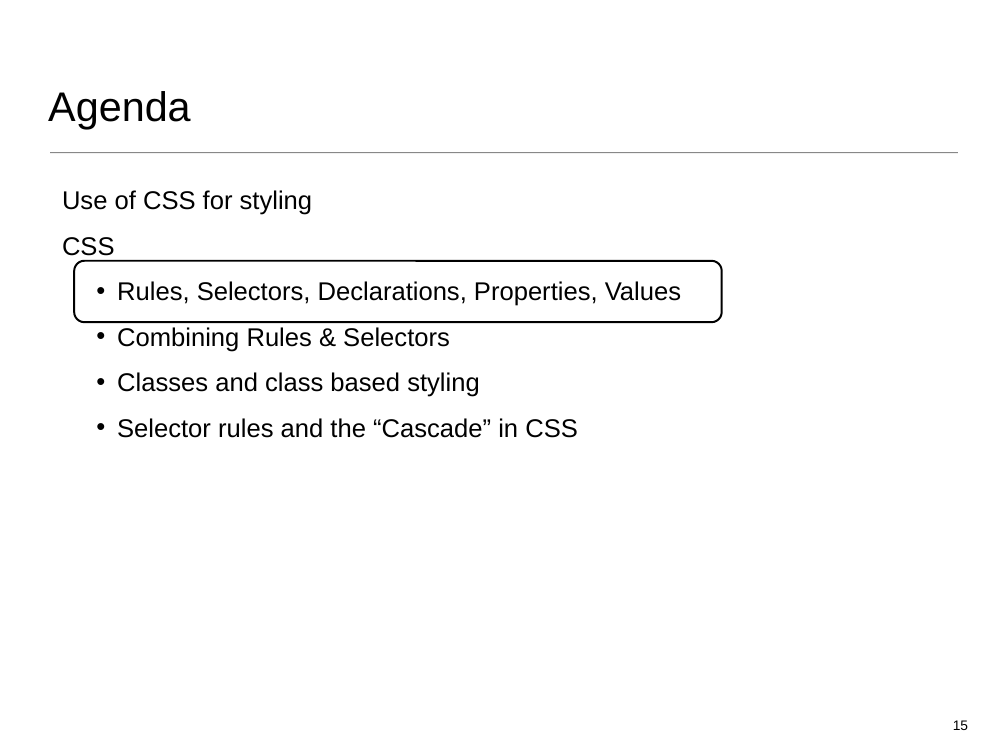
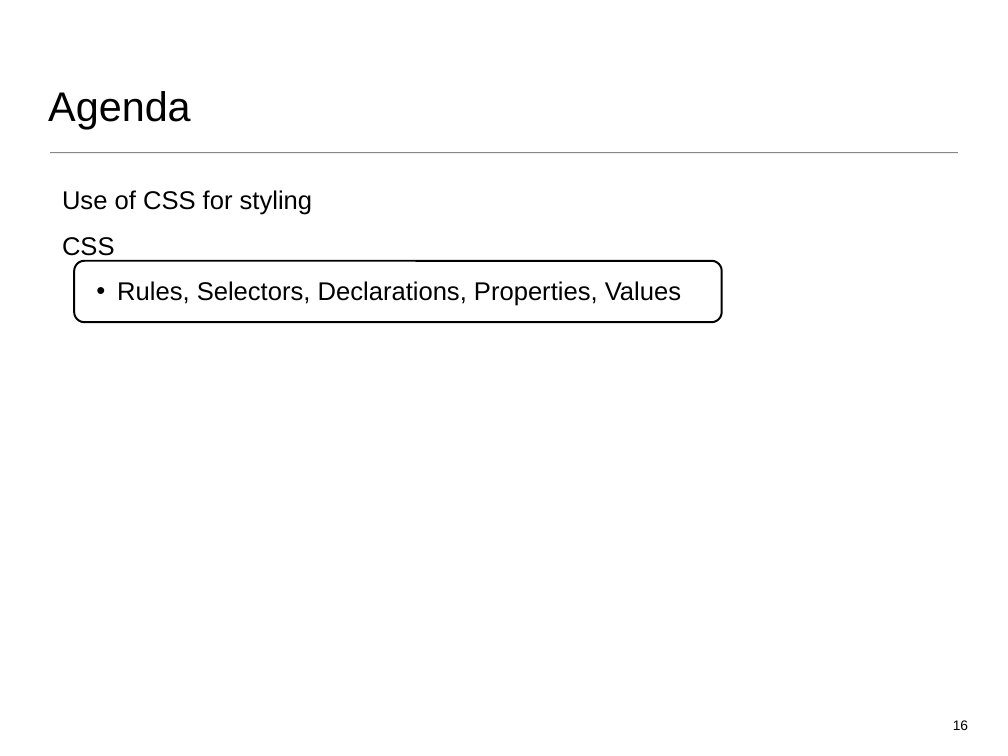
Before and after one commit to wit-web-dev-2015/web-dev-1, a slide deck: slide 16 of topic02/talk-2/css-1.ppt (slide 15 before the commit). Drawn at 1008x756 pixels with LibreOffice and Linux fonts; fonts in the diff are those of the drawing. Boxes give left, top, right and bottom in pixels: in the first picture for what was removed or moved away, otherwise in the second. Text is boxed around its words. In the diff, an @@ line names an element or a change of style, - is before the commit and + after.

```diff
--- a/topic02/talk-2/css-1.ppt
+++ b/topic02/talk-2/css-1.ppt
@@ text at [117, 327, 578, 438]: paragraphs removed @@
-  • Combining Rules & Selectors
-  • Classes and class based styling
-  • Selector rules and the “Cascade” in CSS
@@ page number at [953, 720, 968, 730]: text changed @@
-15
+16
```
Also in this commit, not shown: 2 other slides changed, 3 slides added, 21 slides removed, 11 other files.
